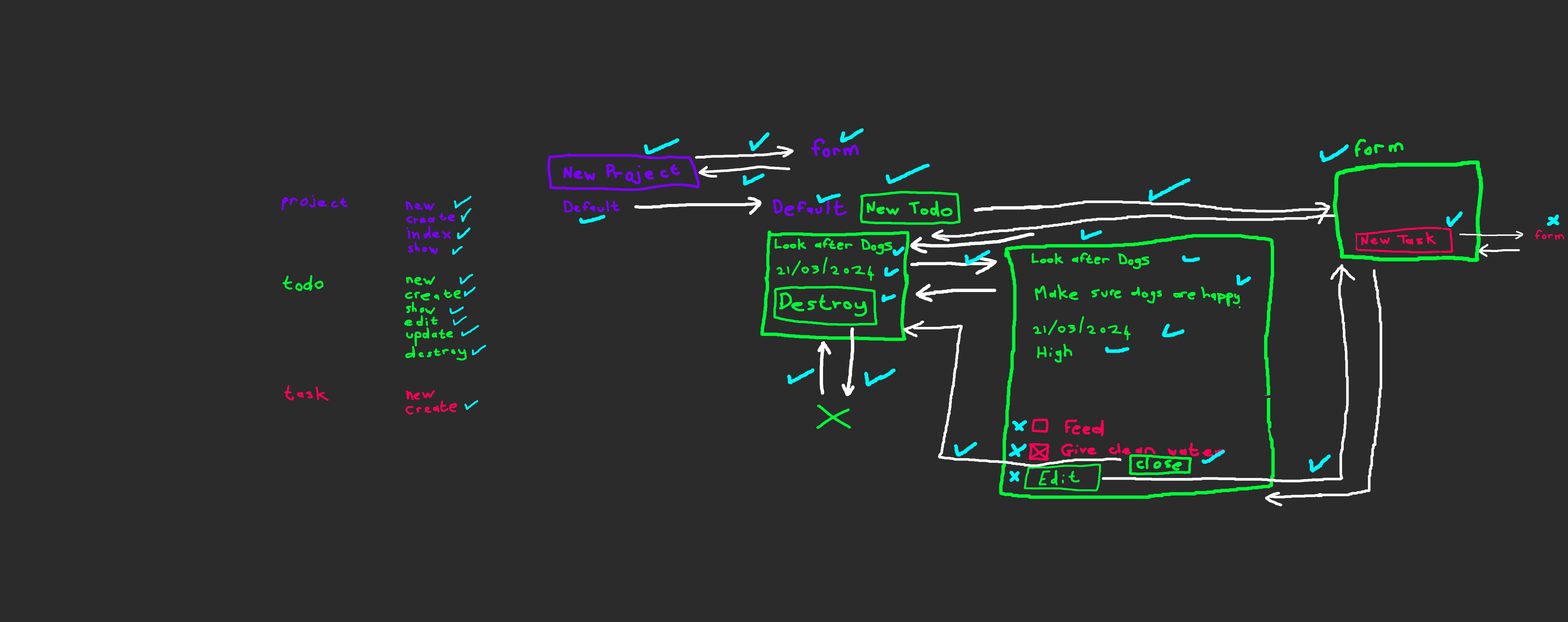
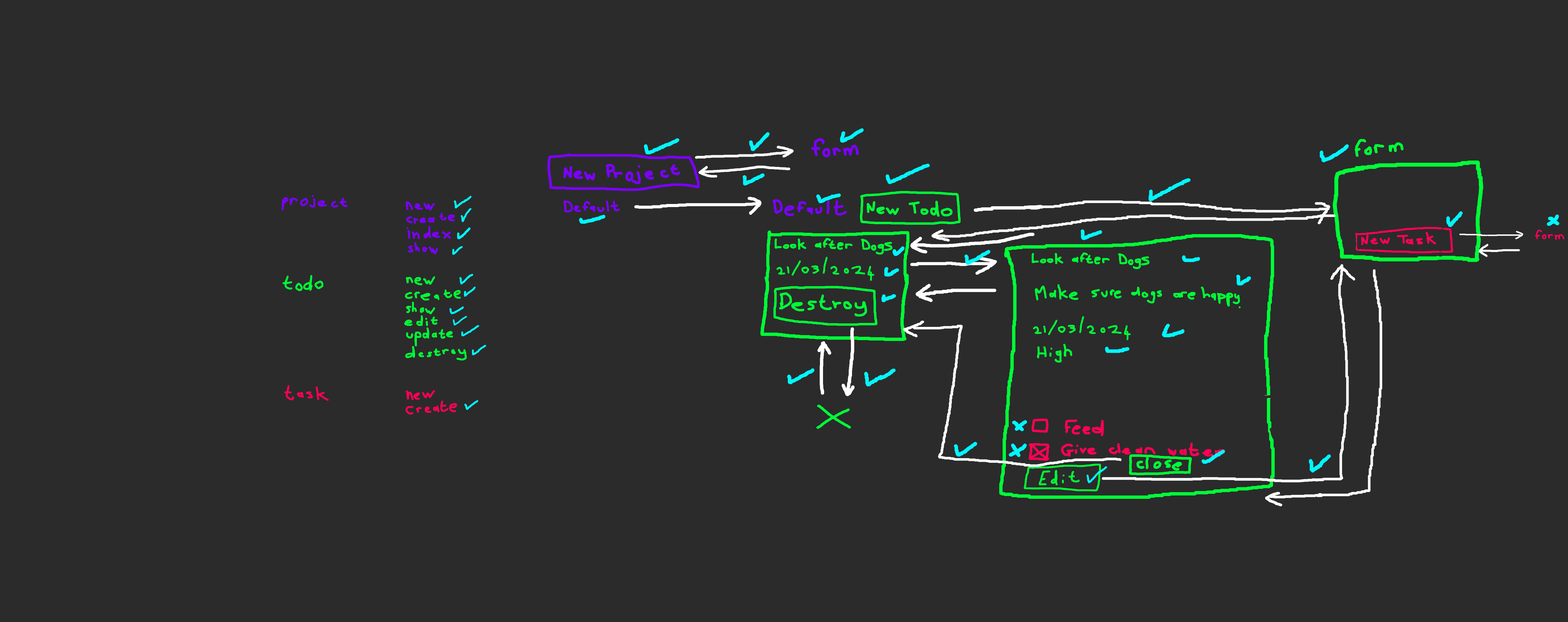
Before/after of a 1568 x 622 layered artwork. What changed in the layer stack:
painted on "Paint Layer 2" over [1009, 466, 1108, 484]
